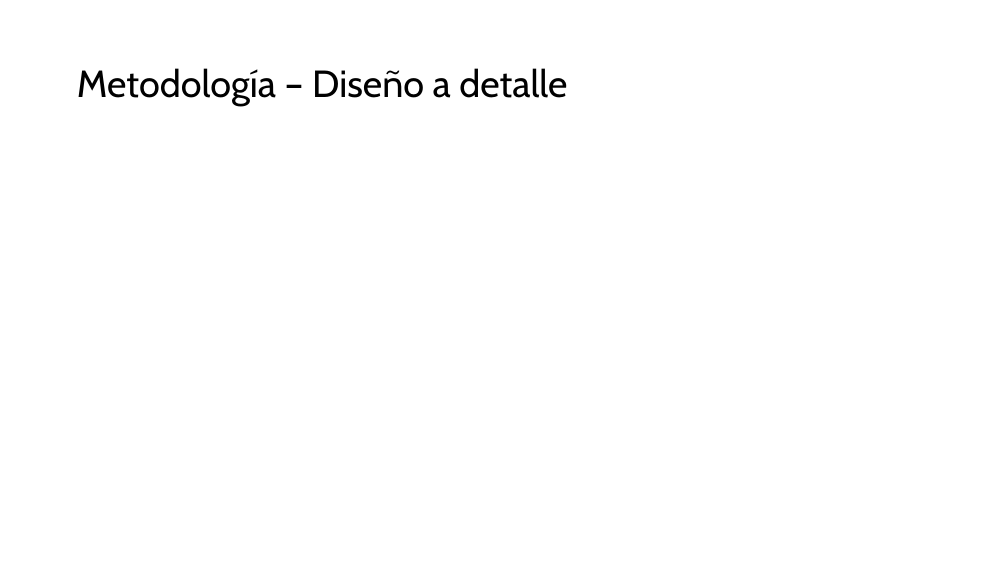
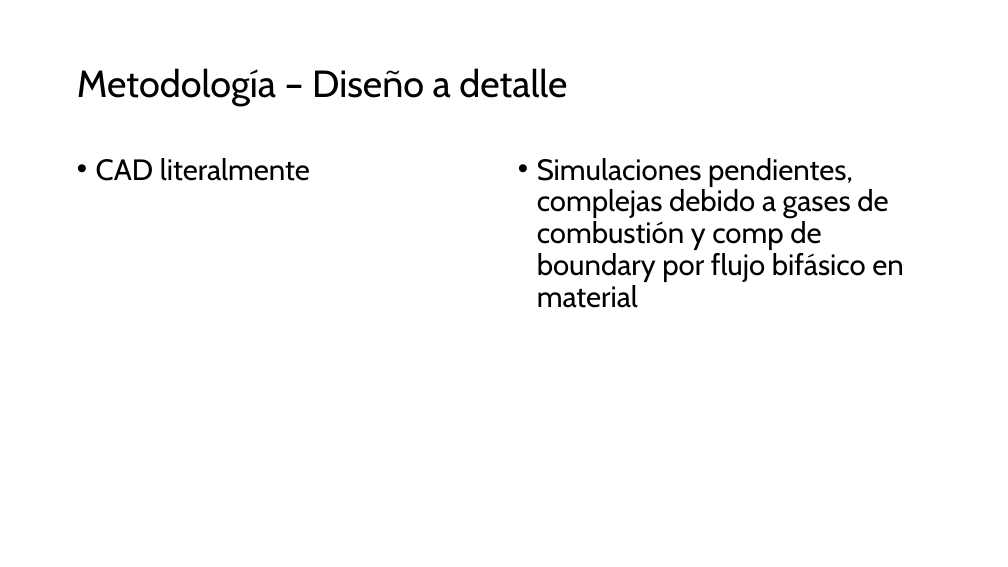
Before and after one commit to Archimedean2345/The-thermal-repository, a slide deck: slide 7 of PFlammam - Lucia V1 rev3/PFlammam - Lucia V1 - technical presentation.pptx. Drawn at 1008x567 pixels with LibreOffice and Linux fonts; fonts in the diff are those of the drawing. Boxes give left, top, right and bottom in pixels: in the first picture for what was removed or moved away, otherwise in the second. Text is boxed around its words. In the diff, an @@ line names an element or a change of style, - is before the commit and + after.

```diff
--- a/PFlammam - Lucia V1 rev3/PFlammam - Lucia V1 - technical presentation.pptx
+++ b/PFlammam - Lucia V1 rev3/PFlammam - Lucia V1 - technical presentation.pptx
@@ text added at [96,158,310,181], 28 pt, text #000000 @@
+• CAD literalmente
@@ text added at [537,158,903,308], 28 pt, text #000000 @@
+• Simulaciones pendientes, complejas debido a gases de combustión y comp de boundary por flujo bifásico en material
```
Also in this commit, not shown: 4 other slides changed, 1 other file.
